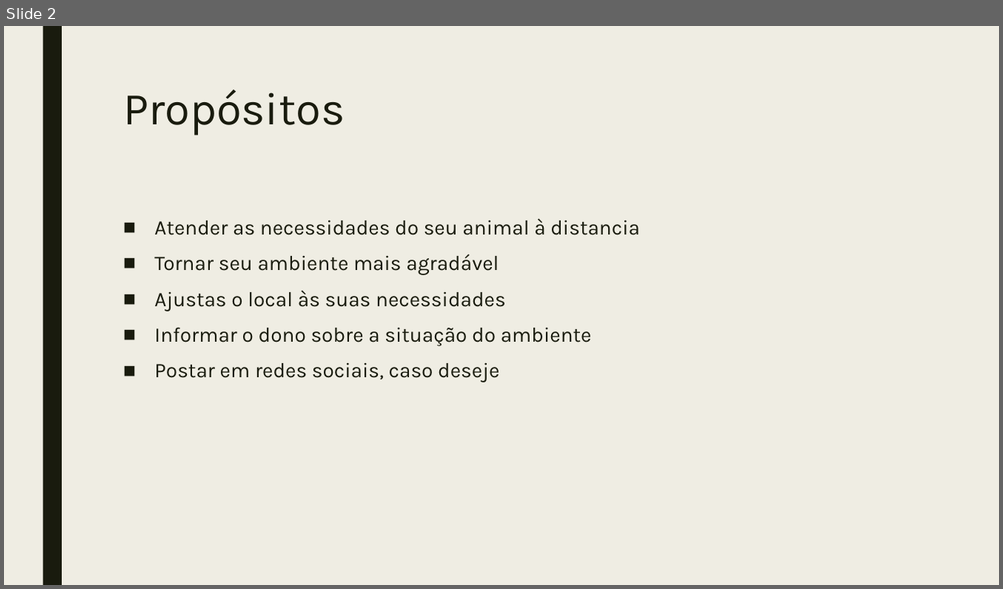
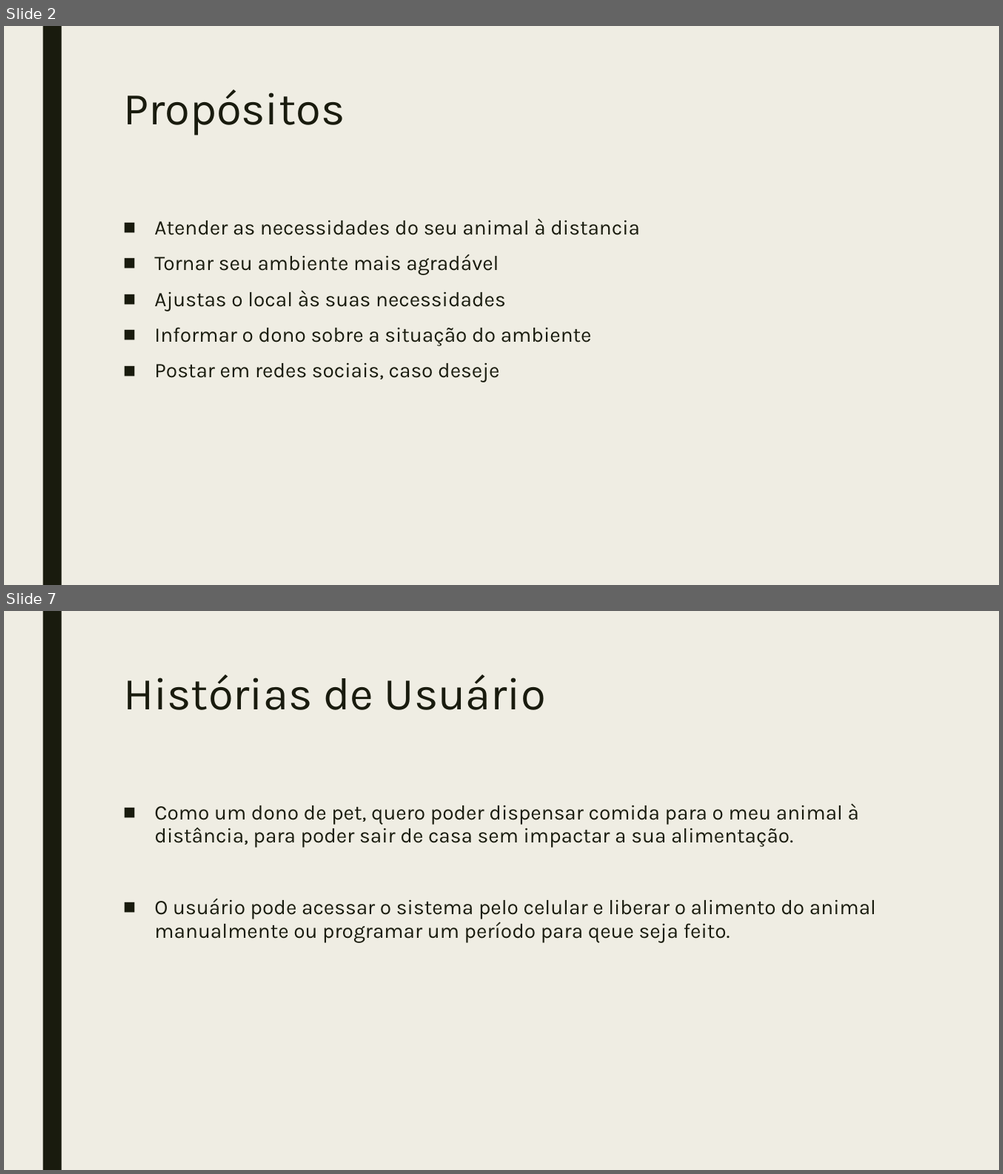
Before and after one commit to kliff-k/si-pet, a slide deck: artifacts/apresentacao.pptx. Shown one above the other, each under a label of ours: slide 2 before the commit, slides 2 and 7 after it; the slides between them are not shown. The pictures are 1003x589 and 1003x1174 pixels, drawn with LibreOffice and Linux fonts; fonts in the diff are those of the drawing. Boxes give left, top, right and bottom in pixels: in the first picture for what was removed or moved away, otherwise in the second. Text is boxed around its words. In the diff, an @@ line names an element or a change of style, - is before the commit and + after.

```diff
--- a/artifacts/apresentacao.pptx
+++ b/artifacts/apresentacao.pptx
@@ slide 7 added at box(4, 611, 999, 1170), background #EFEDE3; not listed: 1 template element that a slide beside it also shows @@
@@ text added at box(123, 675, 546, 710), 44 pt, text #191B0E @@
+Histórias de Usuário
@@ text added at box(154, 803, 876, 943), 20 pt, text #191B0E @@
+■ Como um dono de pet, quero poder dispensar comida para o meu animal à distância, para poder sair de casa sem impactar a sua alimentação.
+■ O usuário pode acessar o sistema pelo celular e liberar o alimento do animal manualmente ou programar um período para qeue seja feito.
```
Also in this commit, not shown: 1 slide changed, 7 other slides added, 16 other files.
